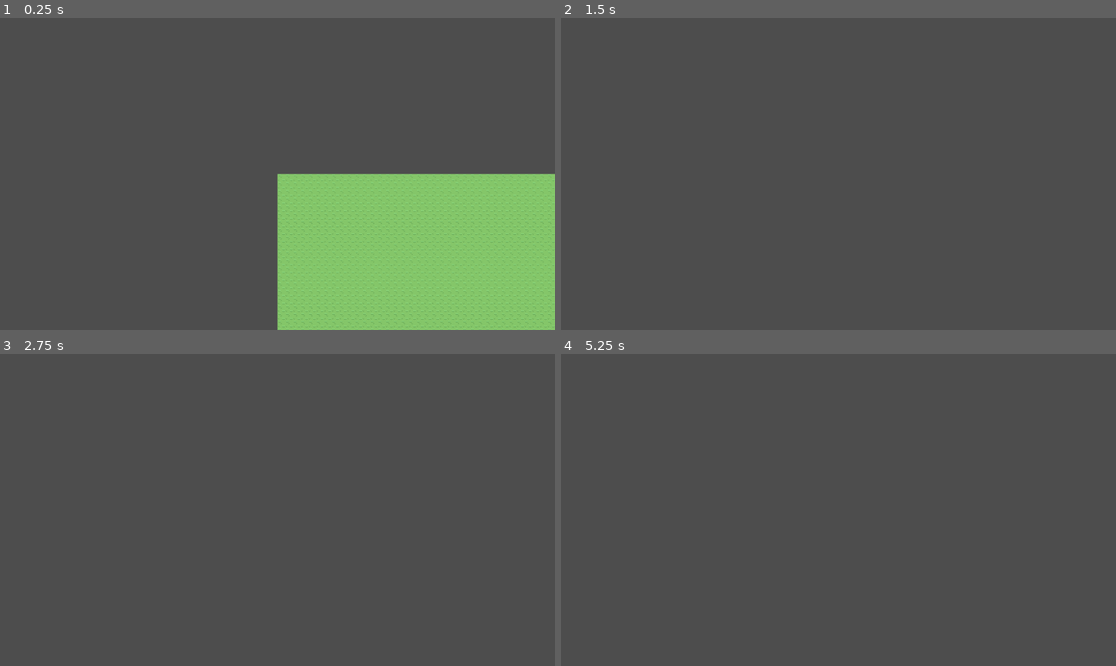
Above: before the commit, frames 1-4 (two rows, left to right).
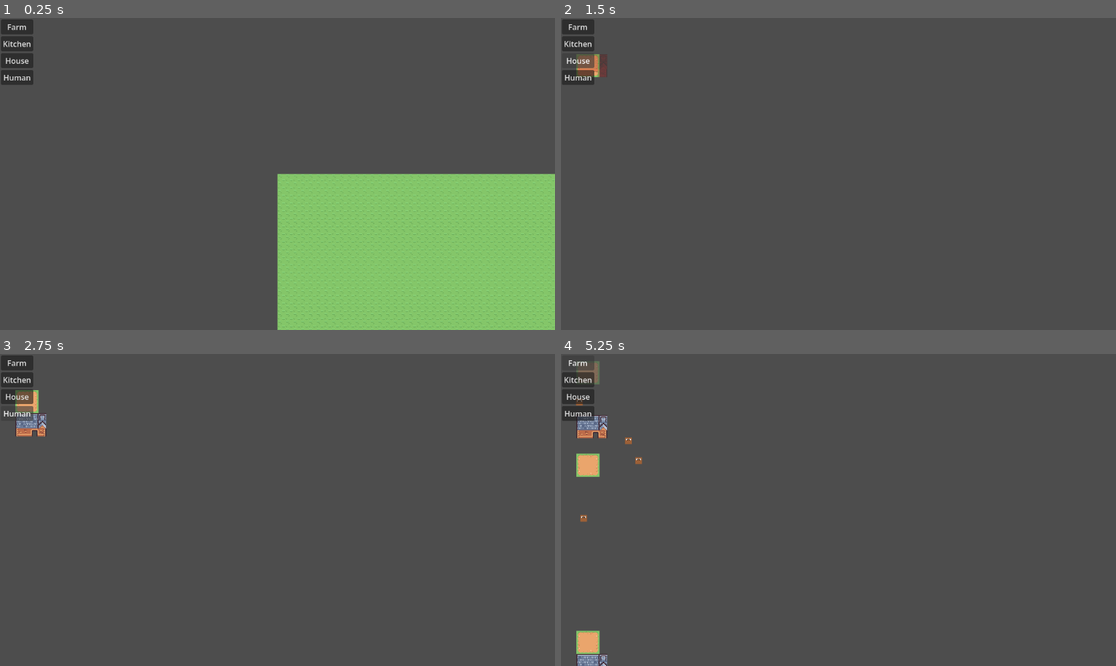
Above: after the commit, the same moments.

Repository: amandodaw/ZombieDefenseSim
Game: Godot game, scene res://scenes/world.tscn
Same seed, same stepped clock (60 frames per second), same inputs: the game is played once before the commit and once after it.
Inputs (mouse positions are in pixels of both pictures, inside the frame that each line leads up to):
- Up to frame 1 (0.25 s): no input
- Up to frame 2 (1.5 s): click (577, 27) at 0.5 s, where only the run after the commit has a clickable "Farm"; click (577, 61) at 1.25 s, where only the run after the commit has a clickable "House"
- Up to frame 3 (2.75 s): click (16, 413) at 2 s, where only the run after the commit has a clickable "Human"
- Up to frame 4 (5.25 s): click (577, 363) at 2.75 s, where only the run after the commit has a clickable "Farm"; click (577, 397) at 3.5 s, where only the run after the commit has a clickable "House"; click (577, 413) at 4.25 s, where only the run after the commit has a clickable "Human"; click (577, 363) at 5 s, where only the run after the commit has a clickable "Farm"

The runs differ from the first frame. In frame 1, 1.0% of the frame differs, in the area x 0-7%, y 0-22%; in frame 2, 1.0%; in frame 3, 1.3%; in frame 4, 2.1%, in the area x 0-15%, y 2-100%.
Error before the commit: Parse Error: Could not parse global class "BuildingSystem" from "res://scripts/systems/building_system.gd". (res://scripts/world.gd:126)

Commit message:
Añadido color a preview building

Diff:
--- a/scripts/systems/building_system.gd
+++ b/scripts/systems/building_system.gd
@@ -24,10 +24,10 @@
 				elif input.abort_order:
 					build_order.state = BuildOrderComponent.State.ABORTED
 
-		BuildOrderComponent.State.CONFIRMED:
-			spawn_building(world, order_id, input)
-			input.confirm_order = false
-			build_order.state = BuildOrderComponent.State.PENDING
+			BuildOrderComponent.State.CONFIRMED:
+				spawn_building(world, order_id, input)
+				input.confirm_order = false
+				build_order.state = BuildOrderComponent.State.PENDING
 
 
 func preview_building(world : World, id : int, input : InputComponent) -> void:
@@ -48,8 +48,10 @@
 	_render_preview(world, base_cell, workplace_comp)
 
 	if _check_valid_position(world, base_cell, workplace_comp):
+		preview_map.self_modulate = Color(1, 1, 1, 0.7)
 		build_order.valid_pos = true
 	else:
+		preview_map.self_modulate = Color(1, 0, 0, 0.5)
 		build_order.valid_pos = false
 		input.confirm_order = false
 
@@ -66,10 +68,6 @@
 		return
 
 	var base_cell : Vector2i = world.map_layer.local_to_map(pos.value)
-
-	if not _check_valid_position(world, base_cell, workplace_comp):
-		print("Lugar ya ocupado")
-		return
 
 	_place_building(world, base_cell, workplace_comp)
 
--- a/scripts/systems/perception_system.gd
+++ b/scripts/systems/perception_system.gd
@@ -36,7 +36,6 @@
 
 	var center : Vector2i = GridUtils.world_to_tile(pos.value)
 	var r : int = vision.range
-	print("ENTITY", entity, "AT", center, "RANGE", r)
 	for x in range(center.x - r, center.x + r + 1):
 		for y in range(center.y - r, center.y + r + 1):
 
@@ -49,5 +48,3 @@
 			for other in list:
 				if other != entity:
 					vision.visible_entities.append(other)
-	print("CENTER:", center)
-	print("SPATIAL TILES:", spatial.tile_entities.keys())
--- a/scripts/systems/physics_system.gd
+++ b/scripts/systems/physics_system.gd
@@ -17,7 +17,7 @@
 			dir = dir.normalized()
 
 		if sprite==null:
-			return
+			continue
 		var sprite_velocity = dir * mov.speed
 		sprite.global_position += sprite_velocity * delta
 
Not shown, added: scenes/world.tscn820949556.tmp
